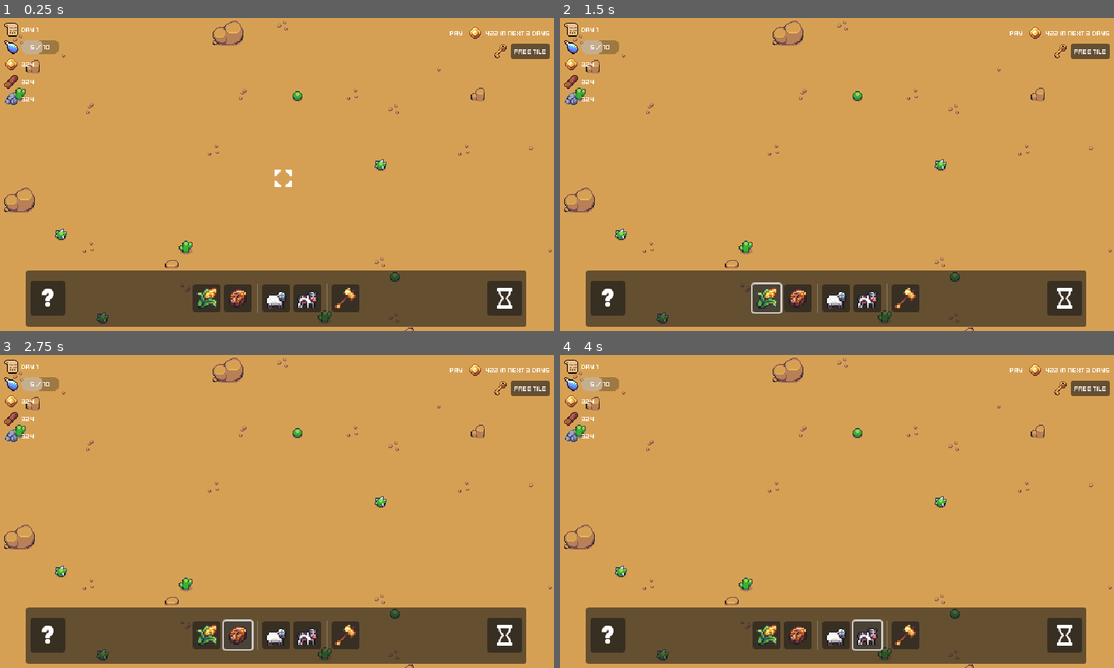
Above: before the commit, frames 1-4 (two rows, left to right).
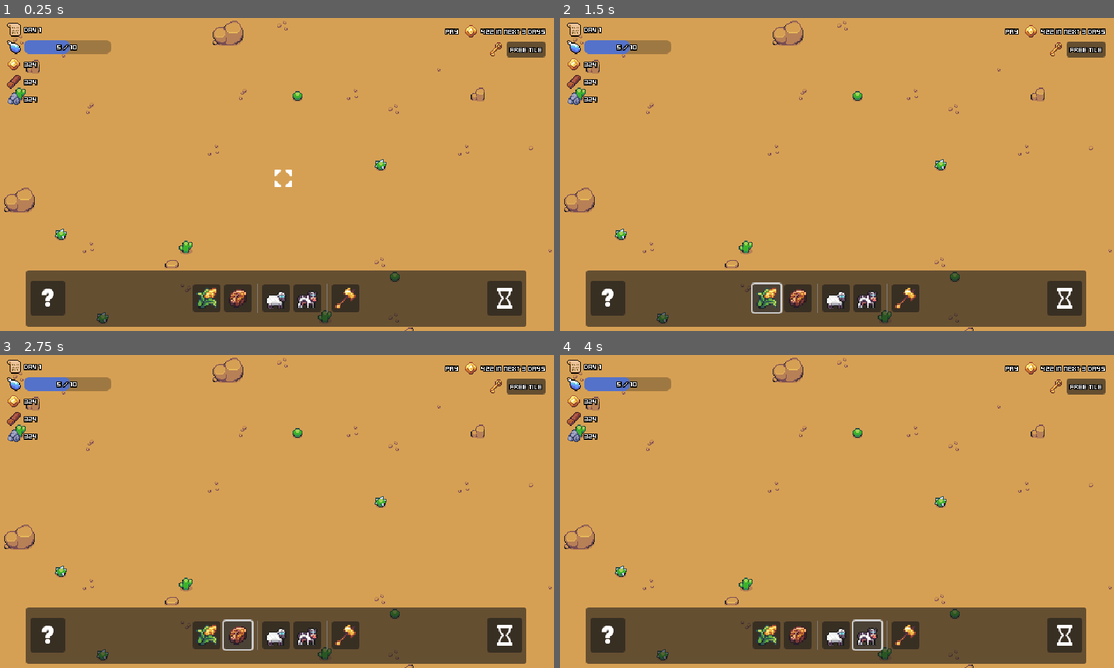
Above: after the commit, the same moments.

Repository: w-dib/DesertPunk
Game: Godot game, scene res://scenes/main/game.tscn
Two runs of this game, one before a commit and one after it. Both use one fixed random seed, a clock stepped at 60 frames per second and the inputs below.
Inputs (mouse positions are in pixels of both pictures, inside the frame that each line leads up to):
- Up to frame 1 (0.25 s): no input
- Up to frame 2 (1.5 s): click (609, 296) at 0.52 s; click (764, 296) at 1.25 s
- Up to frame 3 (2.75 s): click (238, 633) at 2 s
- Up to frame 4 (4 s): click (837, 633) at 2.75 s; click (864, 633) at 3.5 s

The runs differ from the first frame. In frame 1, 1.9% of the frame differs, in the area x 0-100%, y 1-28%; in frame 2, 1.9%; in frame 3, 1.9%; in frame 4, 1.9%.

Commit message:
Update UI

Diff:
--- a/resources/theme/main.tres
+++ b/resources/theme/main.tres
@@ -1,7 +1,33 @@
-[gd_resource type="Theme" load_steps=2 format=3 uid="uid://0e4aimj026h8"]
+[gd_resource type="Theme" load_steps=3 format=3 uid="uid://0e4aimj026h8"]
 
 [ext_resource type="FontFile" uid="uid://d0ys8eirka3lo" path="res://assets/fonts/kenney_mini_square.ttf" id="1_l5ljw"]
+
+[sub_resource type="StyleBoxFlat" id="StyleBoxFlat_mxibp"]
+content_margin_left = 2.0
+content_margin_top = 2.0
+content_margin_right = 2.0
+content_margin_bottom = 2.0
+bg_color = Color(0.211765, 0.439216, 1, 0.713726)
+corner_radius_top_left = 6
+corner_radius_top_right = 6
+corner_radius_bottom_right = 6
+corner_radius_bottom_left = 6
+corner_detail = 6
 
 [resource]
 default_font = ExtResource("1_l5ljw")
 default_font_size = 8
+Button/colors/font_outline_color = Color(0, 0, 0, 1)
+Button/constants/outline_size = 4
+Label/colors/font_color = Color(1, 1, 1, 1)
+Label/colors/font_outline_color = Color(0, 0, 0, 1)
+Label/colors/font_shadow_color = Color(0, 0, 0, 1)
+Label/constants/line_spacing = 0
+Label/constants/outline_size = 4
+Label/constants/shadow_offset_x = 0
+Label/constants/shadow_offset_y = 0
+Label/constants/shadow_outline_size = 0
+Label/font_sizes/font_size = 8
+Label/fonts/font = ExtResource("1_l5ljw")
+Label/styles/normal = null
+ProgressBar/styles/fill = SubResource("StyleBoxFlat_mxibp")
--- a/scenes/main/game.tscn
+++ b/scenes/main/game.tscn
@@ -482,13 +482,14 @@
 
 [node name="MarginContainer" type="MarginContainer" parent="UI/InfoTracker"]
 layout_mode = 1
-anchors_preset = 15
-anchor_right = 1.0
+anchors_preset = -1
+anchor_right = 1.857
 anchor_bottom = 1.0
+offset_right = 0.00999451
 grow_horizontal = 2
 grow_vertical = 2
 theme = ExtResource("5_mmume")
-theme_override_constants/margin_left = 7
+theme_override_constants/margin_left = 10
 theme_override_constants/margin_top = 5
 
 [node name="VBoxContainer" type="VBoxContainer" parent="UI/InfoTracker/MarginContainer"]
@@ -599,11 +600,11 @@
 
 [node name="Control" type="Control" parent="UI"]
 layout_mode = 3
-anchors_preset = 1
-anchor_left = 1.0
+anchor_left = 0.706
 anchor_right = 1.0
-offset_left = -188.0
-offset_bottom = 40.0
+anchor_bottom = 0.111
+offset_left = 0.159973
+offset_bottom = 0.0399971
 grow_horizontal = 0
 size_flags_horizontal = 4
 theme = ExtResource("5_mmume")
@@ -613,11 +614,12 @@
 anchors_preset = 15
 anchor_right = 1.0
 anchor_bottom = 1.0
+offset_bottom = 5.0
 grow_horizontal = 2
 grow_vertical = 2
 theme = ExtResource("5_mmume")
-theme_override_constants/margin_top = 15
-theme_override_constants/margin_right = 5
+theme_override_constants/margin_top = 7
+theme_override_constants/margin_right = 10
 
 [node name="VBoxContainer" type="VBoxContainer" parent="UI/Control/MarginContainer"]
 layout_mode = 2
